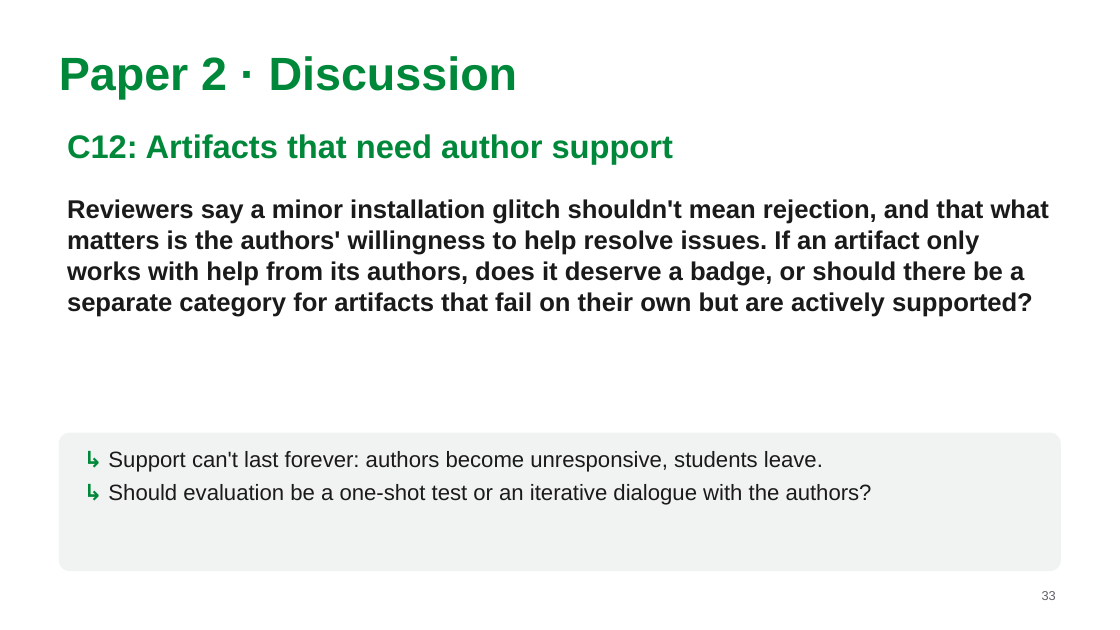
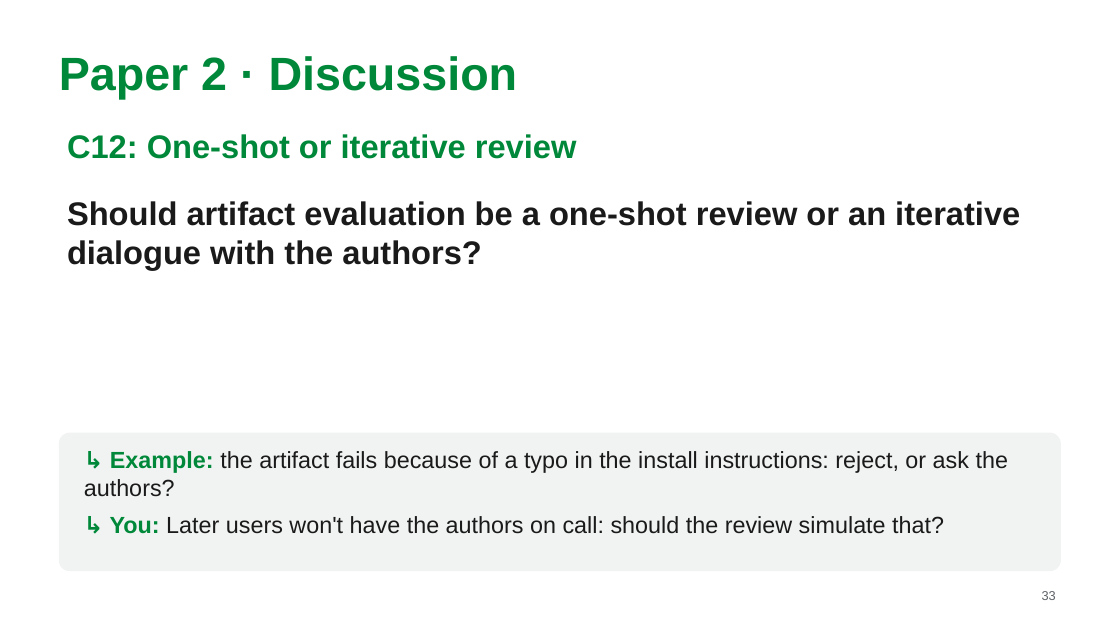
Before and after one commit to MarkAndreDuesing/Reprod_Docs_And_Notes, a slide deck: slide 33 of Vorl_2/slides/lecture2-team-paper2.pptx. Drawn at 1120x630 pixels with LibreOffice and Linux fonts; fonts in the diff are those of the drawing. Boxes give left, top, right and bottom in pixels: in the first picture for what was removed or moved away, otherwise in the second. Text is boxed around its words. In the diff, an @@ line names an element or a change of style, - is before the commit and + after.

```diff
--- a/Vorl_2/slides/lecture2-team-paper2.pptx
+++ b/Vorl_2/slides/lecture2-team-paper2.pptx
@@ text at (67,134,577,159): text changed @@
-C12: Artifacts that need author support
+C12: One-shot or iterative review
@@ text at (67,201,1020,270): text changed; size 22 to 28 pt @@
-Reviewers say a minor installation glitch shouldn't mean rejection, and that what matters is the authors' willingness to help resolve issues. If an artifact only works with help from its authors, does it deserve a badge, or should there be a separate category for artifacts that fail on their own but are actively supported?
+Should artifact evaluation be a one-shot review or an iterative dialogue with the authors?
@@ text at (84,451,1008,534): text changed; size 19 to 20 pt @@
-↳ Support can't last forever: authors become unresponsive, students leave.
-↳ Should evaluation be a one-shot test or an iterative dialogue with the authors?
+↳ Example: the artifact fails because of a typo in the install instructions: reject, or ask the authors?
+↳ You: Later users won't have the authors on call: should the review simulate that?
```
Also in this commit, not shown: 8 other slides changed, 11 slides added, 4 slides removed, 2 other files.
